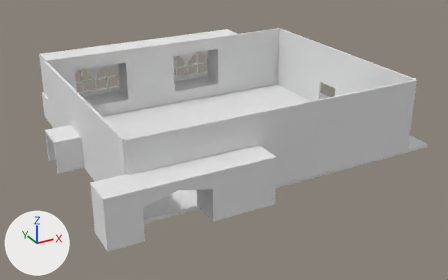
Renders of the Blender file ConcertRoom.blend from each side of a commit.
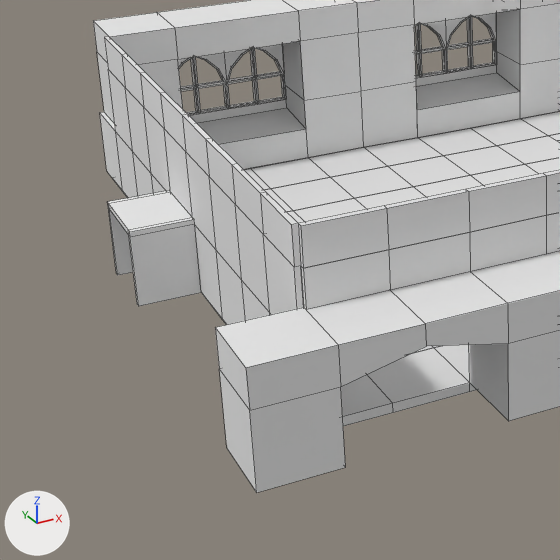
There are two pictures of each version: one whole from a 50 mm camera at (-7.6, -43.9, 17.7) aimed at (11.7, -8.9, 0.2), one close up on the part from 0% to 52% of the width and 16% to 100% of the height. Every picture has the same lights, and +X, +Y and +Z are marked at lower left. The close-ups show mesh edges as thin lines.

Objects in the first close-up: 'ConcertRoomFloorTiles', 'ConcertRoomWallB0Left', 'ConcertRoomWallB0Left.001', 'ConcertRoomWallB1Front.001', 'ConcertRoomWallB1Left', 'ConcertRoomWallB2Front', 'ConcertRoomWallB2Left', 'ConcertRoomWallDoor', 'ConcertRoomWallWindow.001', 'ConcertRoomWallWindow.002', 'ConcertRoomWallWindow.005', 'HallWallB0TunnelRight'.
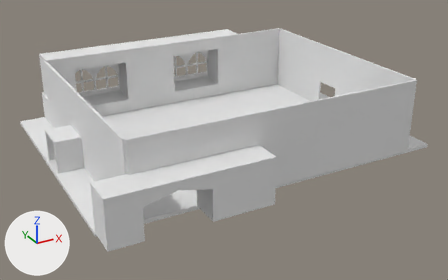
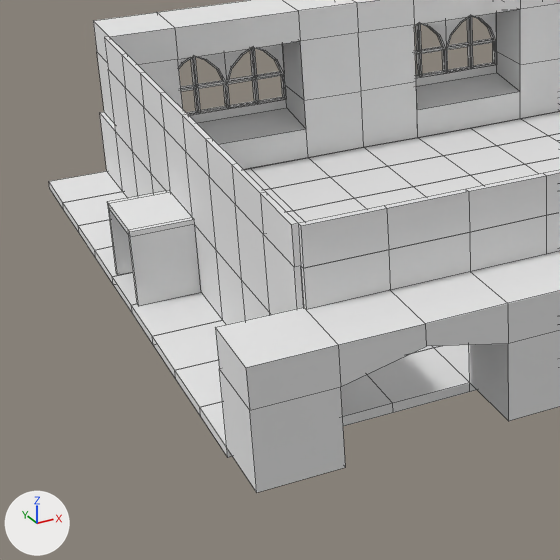
Commit message: Dining room

Location of each change, [x1, y1, x2, y2] in pixels of the close-ups (560 x 560 px):
'ConcertRoomFloorTiles', moved, modifiers changed
    before: [244, 112, 560, 426]
    after: [49, 112, 560, 457]

What changed in the scene script:
```text
Change ob_concertroomfloortiles:
    ob_concertroomfloortiles.location: (2.0, 2.0, -0.25) -> (0.0, 2.0, -0.25)
    where _m = ob_concertroomfloortiles.modifiers.new('Array', 'ARRAY')
    _m.count: 11 -> 12
```
